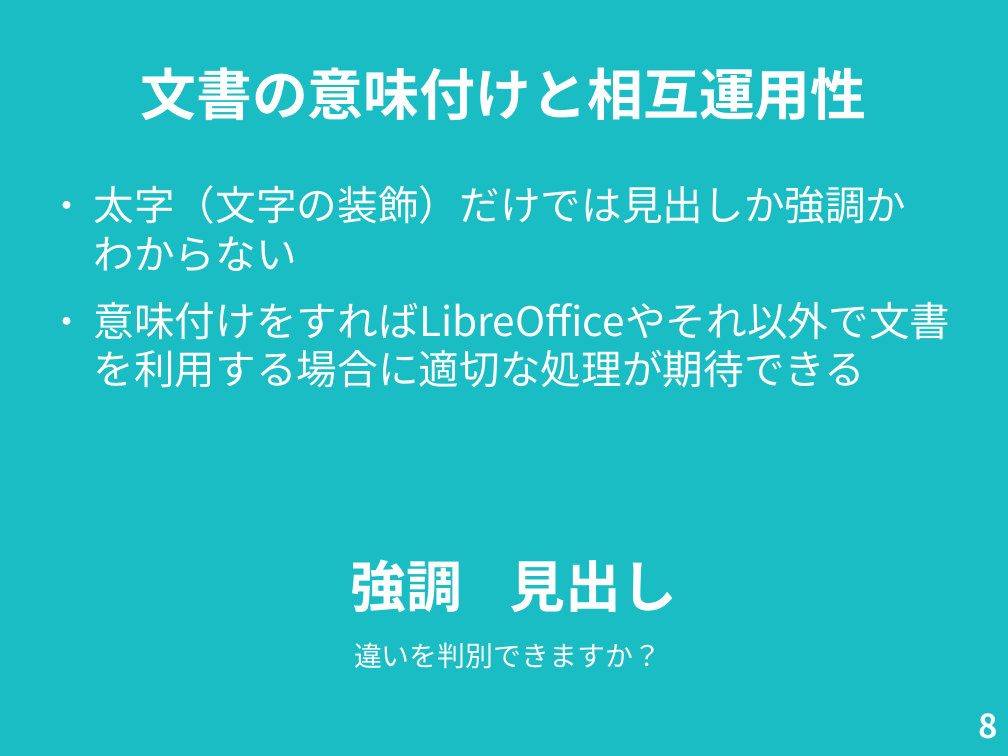
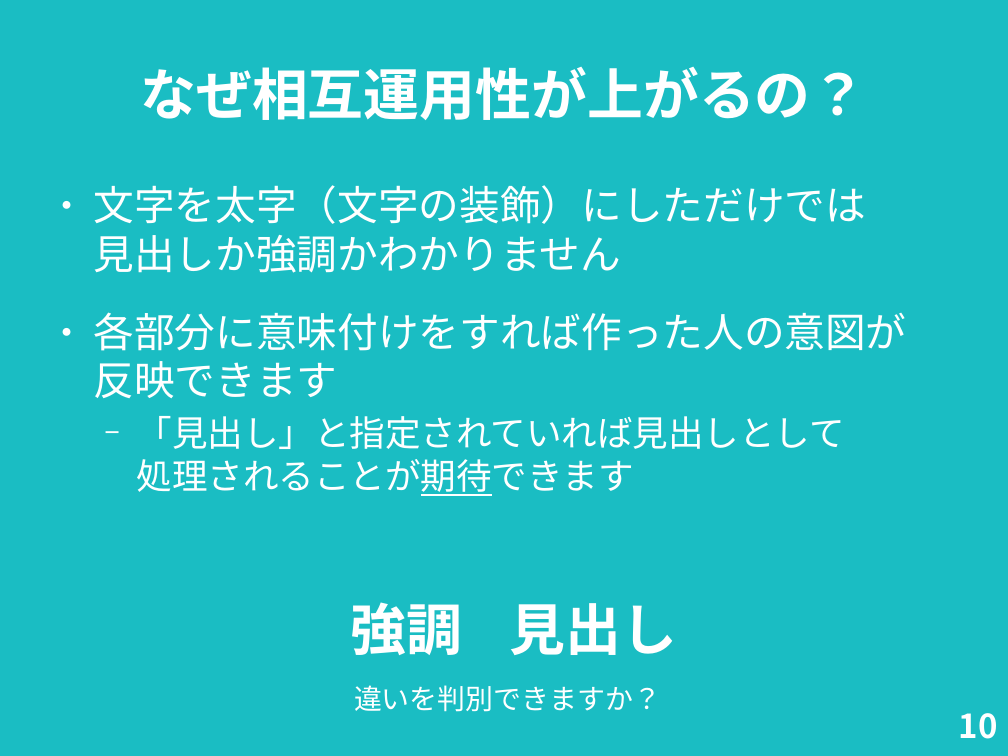
Before and after one commit to nogajun/libreofficekaigi2018-handson, a slide deck: slide 10 of docs/20180512-writer_handson_slide.odp (slide 8 before the commit). Drawn at 1008x756 pixels with LibreOffice and Linux fonts; fonts in the diff are those of the drawing. Boxes give left, top, right and bottom in pixels: in the first picture for what was removed or moved away, otherwise in the second. Text is boxed around its words. In the diff, an @@ line names an element or a change of style, - is before the commit and + after.

```diff
--- a/docs/20180512-writer_handson_slide.odp
+++ b/docs/20180512-writer_handson_slide.odp
@@ title at bbox=[140, 67, 866, 120]: text changed @@
-文書の意味付けと相互運用性
+なぜ相互運用性が上がるの？
@@ text at bbox=[94, 185, 907, 496]: text changed @@
-● 太字（文字の装飾）だけでは見出しか強調か
-  わからない
-● 意味付けをすればLibreOfficeやそれ以外で文書を利用する場合に適切な処理が期待できる
+● 文字を太字（文字の装飾）にしただけでは
+  見出しか強調かわかりません
+● 各部分に意味付けをすれば作った人の意図が
+  反映できます
+  − 「見出し」と指定されていれば見出しとして
+    処理されることが期待できます
@@ 3 texts: place and size @@
-3 texts at bbox=[351, 559, 677, 669]
+3 texts at bbox=[351, 602, 677, 712]
@@ page number at bbox=[959, 713, 998, 739]: text changed @@
-8
+10
```
Also in this commit, not shown: 8 other slides changed, 4 slides added, 1 slide removed, 1 other file.
